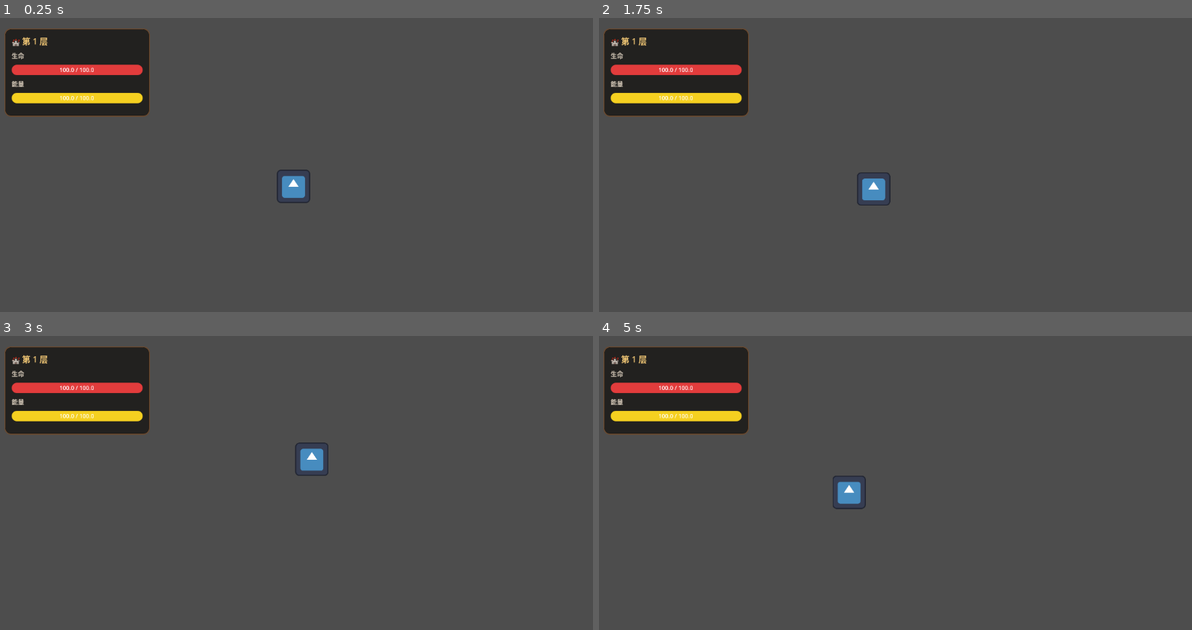
Above: before the commit, frames 1-4 (two rows, left to right).
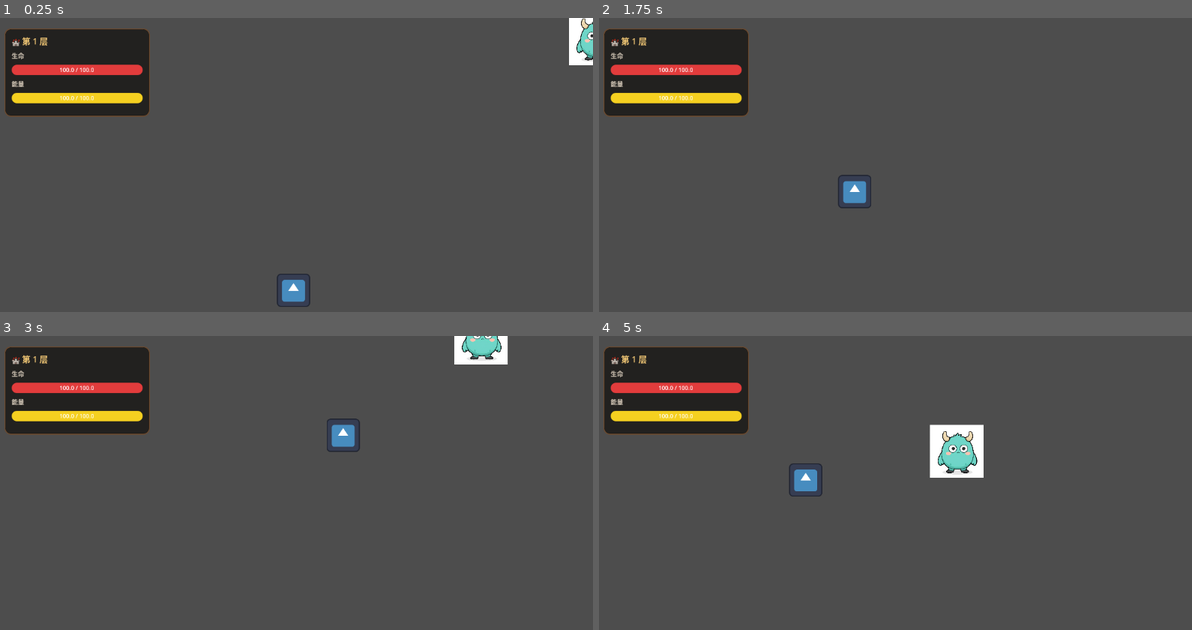
Above: after the commit, the same moments.

Repository: 2932238802/Diana
Game: Godot game, scene res://levels/LosLevel.tscn
The game is run twice, just before and just after one commit, with the same random seed, the same clock (stepped at 60 frames per second) and the same inputs. The engine's default icon, where the game draws it, is replaced by a stand-in: a white triangle on a blue panel in a dark square.
Inputs (mouse positions are in pixels of both pictures, inside the frame that each line leads up to):
- Up to frame 1 (0.25 s): no input
- Up to frame 2 (1.75 s): move the mouse to (1025, 170) at 0.52 s; hold A (L_KEY_AIM) 0.53-1.28 s; tap Space (L_KEY_FOCUS_PLAYER) at 0.8, 1.35 s; tap Enter at 1.25 s; move the mouse to (770, 203) at 1.27 s; right-click (770, 203) at 1.55 s
- Up to frame 3 (3 s): move the mouse to (355, 430) at 2.02 s; press the mouse at (355, 430) at 2.03 s; right-click (355, 430) at 2.1 s; move the mouse to (260, 571) at 2.77 s; release the mouse at (260, 571) at 2.78 s; click (260, 571) at 2.85 s
- Up to frame 4 (5 s): tap A (L_KEY_AIM) at 3.05 s; move the mouse to (1073, 553) at 3.52 s; hold A (L_KEY_AIM) 3.53-4.28 s; tap Space (L_KEY_FOCUS_PLAYER) at 3.8, 4.35 s; move the mouse to (711, 453) at 4.27 s; right-click (711, 453) at 4.55 s

The runs differ from the first frame. In frame 1, 1.4% of the frame differs, in the area x 46-100%, y 0-99%; in frame 2, 0.6%; in frame 3, 1.6%; in frame 4, 2.4%, in the area x 32-65%, y 30-59%.

Commit message:
[add]新增敌人逻辑

Diff:
--- /dev/null
+++ b/Diana/features/enemy/LosEnemy/LosEnemy.gd
@@ -0,0 +1,45 @@
+extends CharacterBody2D
+
+@export var L_MAX_HEALTH: float = 30.0
+# 离玩家这么近就停下
+@export var L_stopDistance: float = 200.0
+
+# 当前血量
+var L_currentHealth: float = 30.0
+
+
+
+# 移动速度
+@export var L_speed: float = 100.0
+@onready var L_player = get_tree().get_first_node_in_group("player")
+
+
+
+# 修改状态
+func alterHealth(amount: float) -> void:
+	L_currentHealth += amount
+	if L_currentHealth <= 0:
+		die()
+
+
+# 去世
+func die() -> void:
+	queue_free()
+
+
+func _physics_process(delta: float) -> void:
+	if L_player == null:
+		return
+
+	var distance = global_position.distance_to(L_player.global_position)
+	if distance > L_stopDistance:
+		var direction = (L_player.global_position - global_position).normalized()
+		velocity = direction * L_speed
+	else:
+		velocity = Vector2.ZERO
+
+	move_and_slide()
+
+
+func _ready() -> void:
+	L_currentHealth = L_MAX_HEALTH
--- /dev/null
+++ b/Diana/features/enemy/LosEnemy/LosEnemy.tscn
@@ -0,0 +1,19 @@
+[gd_scene format=3 uid="uid://cbd42h67rkeke"]
+
+[ext_resource type="Script" uid="uid://b6ts8bv2u4lmt" path="res://features/enemy/LosEnemy/LosEnemy.gd" id="1_script"]
+[ext_resource type="Texture2D" uid="uid://cpb1uyc7t7ws4" path="res://assets/sprites/xg_1.png" id="2_tex"]
+
+[sub_resource type="CircleShape2D" id="Shape_Enemy"]
+radius = 45.0
+
+[node name="LosEnemy" type="CharacterBody2D" unique_id=1822854254 groups=["enemy"]]
+collision_layer = 4
+collision_mask = 2
+script = ExtResource("1_script")
+
+[node name="Sprite2D" type="Sprite2D" parent="." unique_id=54337989]
+scale = Vector2(0.1, 0.1)
+texture = ExtResource("2_tex")
+
+[node name="CollisionShape2D" type="CollisionShape2D" parent="." unique_id=1506125669]
+shape = SubResource("Shape_Enemy")
--- /dev/null
+++ b/Diana/features/player/LosBullet/LosBullet.gd
@@ -0,0 +1,35 @@
+extends Area2D
+
+# 子弹 （common）
+# Area2D 能感知子弹穿过自己
+
+@export var L_speed: float = 500.0
+@export var L_MAX_DISTANCE: float = 800.0
+
+var L_direction :Vector2 = Vector2.ZERO
+var L_traveled : float = 0.0
+var L_damage: float = 5.0
+
+
+
+func _onBodyEntered(body) -> void:
+
+	if body.is_in_group("enemy"):
+		body.alterHealth(-1.0 * L_damage)
+
+	queue_free()
+
+
+
+func _ready() -> void:
+	body_entered.connect(_onBodyEntered)
+
+
+
+func _physics_process(delta: float) -> void:
+#	飞行 + 累加举例
+	var move = delta * L_direction * L_speed
+	position += move
+	L_traveled += move.length()
+	if L_traveled > L_MAX_DISTANCE:
+		queue_free()
--- /dev/null
+++ b/Diana/features/player/LosBullet/LosBullet.tscn
@@ -0,0 +1,18 @@
+[gd_scene format=3 uid="uid://ddyx2d4hcrab5"]
+
+[ext_resource type="Script" uid="uid://j14roy2k4b0c" path="res://features/player/LosBullet/LosBullet.gd" id="1_6x1ln"]
+
+[sub_resource type="CircleShape2D" id="Shape_Bullet"]
+radius = 8.0
+
+[node name="Bullet" type="Area2D" unique_id=1066354031]
+collision_layer = 8
+collision_mask = 6
+script = ExtResource("1_6x1ln")
+
+[node name="Polygon2D" type="Polygon2D" parent="." unique_id=1109595314]
+color = Color(0.961, 0.816, 0.125, 1)
+polygon = PackedVector2Array(8, 0, 5.66, 5.66, 0, 8, -5.66, 5.66, -8, 0, -5.66, -5.66, 0, -8, 5.66, -5.66)
+
+[node name="CollisionShape2D" type="CollisionShape2D" parent="." unique_id=790400012]
+shape = SubResource("Shape_Bullet")
--- a/Diana/features/player/LosPlayer.gd
+++ /dev/null
@@ -1,18 +0,0 @@
-extends CharacterBody2D
-
-@export var L_speed: float = 200.0
-
-var target_position: Vector2
-func _ready() -> void:
-	target_position = global_position
-
-func _physics_process(delta: float) -> void:
-	if Input.is_action_just_pressed("L_KEY_RIGHTCLICKED"):
-		target_position = get_global_mouse_position()
-
-	if global_position.distance_to(target_position) > 5:
-		var direction = (target_position - global_position).normalized()
-		velocity = direction * L_speed
-	else:
-		velocity = Vector2.ZERO
-	move_and_slide()
--- a/Diana/features/player/LosPlayer.tscn
+++ /dev/null
@@ -1,17 +0,0 @@
-[gd_scene format=3 uid="uid://0o75n43ttagw"]
-
-[ext_resource type="Script" uid="uid://1lon77dx1ef1" path="res://features/player/LosPlayer.gd" id="1_hjaqi"]
-[ext_resource type="Texture2D" uid="uid://cbsmvb2a3h6ye" path="res://icon.svg" id="1_xo3ru"]
-
-[sub_resource type="CircleShape2D" id="CircleShape2D_4qnqm"]
-radius = 30.0
-
-[node name="Player" type="CharacterBody2D" unique_id=1471018953]
-script = ExtResource("1_hjaqi")
-
-[node name="Sprite2D" type="Sprite2D" parent="." unique_id=1766890903]
-scale = Vector2(0.5, 0.5)
-texture = ExtResource("1_xo3ru")
-
-[node name="CollisionShape2D" type="CollisionShape2D" parent="." unique_id=984592833]
-shape = SubResource("CircleShape2D_4qnqm")
--- /dev/null
+++ b/Diana/features/player/LosPlayer/LosPlayer.gd
@@ -0,0 +1,50 @@
+extends CharacterBody2D
+
+@export var L_speed: float = 400.0
+@export var L_bulletScene: PackedScene
+@export var L_fireRate: float = 0.15
+
+var L_fireTimer: float = 0.0
+
+# $AimLine = get_node("AimLine")
+@onready var aim_line = $AimLine
+
+var target_position: Vector2
+
+# 射击 函数
+func shoot() -> void:
+	var bullet = L_bulletScene.instantiate()
+	bullet.global_position = global_position
+	bullet.L_direction = (get_global_mouse_position() - global_position).normalized()
+	get_parent().add_child(bullet)
+
+
+
+func _ready() -> void:
+	target_position = global_position
+
+func _physics_process(delta: float) -> void:
+	# 右键移动
+	if Input.is_action_just_pressed("L_KEY_RIGHTCLICKED"):
+		target_position = get_global_mouse_position()
+
+	# 瞄准 + 射击
+	if Input.is_action_pressed("L_KEY_AIM"):
+		aim_line.visible = true
+		aim_line.points = [Vector2.ZERO, get_local_mouse_position()]
+#		如果按了 左键
+		if Input.is_action_pressed("L_KEY_SHOOT"):
+			L_fireTimer += delta
+			if L_fireTimer >= L_fireRate:
+				shoot()
+				L_fireTimer = 0.0
+		else:
+			L_fireTimer = L_fireRate
+	else:
+		aim_line.visible = false
+
+	if global_position.distance_to(target_position) > 5:
+		velocity = (target_position - global_position).normalized() * L_speed
+	else:
+		velocity = Vector2.ZERO
+	move_and_slide()
--- /dev/null
+++ b/Diana/features/player/LosPlayer/LosPlayer.tscn
@@ -0,0 +1,26 @@
+[gd_scene format=3 uid="uid://0o75n43ttagw"]
+
+[ext_resource type="Script" uid="uid://1lon77dx1ef1" path="res://features/player/LosPlayer/LosPlayer.gd" id="1_hjaqi"]
+[ext_resource type="Texture2D" uid="uid://cbsmvb2a3h6ye" path="res://icon.svg" id="1_xo3ru"]
+[ext_resource type="PackedScene" uid="uid://ddyx2d4hcrab5" path="res://features/player/LosBullet/LosBullet.tscn" id="2_h0o2h"]
+
+[sub_resource type="CircleShape2D" id="CircleShape2D_4qnqm"]
+radius = 30.0
+
+[node name="Player" type="CharacterBody2D" unique_id=1471018953 groups=["player"]]
+collision_mask = 2
+script = ExtResource("1_hjaqi")
+L_bulletScene = ExtResource("2_h0o2h")
+
+[node name="Sprite2D" type="Sprite2D" parent="." unique_id=1766890903]
+scale = Vector2(0.5, 0.5)
+texture = ExtResource("1_xo3ru")
+
+[node name="CollisionShape2D" type="CollisionShape2D" parent="." unique_id=984592833]
+shape = SubResource("CircleShape2D_4qnqm")
+
+[node name="AimLine" type="Line2D" parent="." unique_id=555000001]
+visible = false
+points = PackedVector2Array(0, 0, 100, 0)
+width = 1.0
+default_color = Color(1, 1, 1, 0.4)
--- a/Diana/features/player/bullet.tscn
+++ /dev/null
@@ -1,13 +0,0 @@
-[gd_scene format=3 uid="uid://ddyx2d4hcrab5"]
-
-[sub_resource type="CircleShape2D" id="Shape_Bullet"]
-radius = 8.0
-
-[node name="Bullet" type="Area2D"]
-
-[node name="Polygon2D" type="Polygon2D" parent="."]
-color = Color(0.961, 0.816, 0.125, 1)
-polygon = PackedVector2Array(8, 0, 5.66, 5.66, 0, 8, -5.66, 5.66, -8, 0, -5.66, -5.66, 0, -8, 5.66, -5.66)
-
-[node name="CollisionShape2D" type="CollisionShape2D" parent="."]
-shape = SubResource("Shape_Bullet")
--- a/Diana/levels/LosLevel.tscn
+++ b/Diana/levels/LosLevel.tscn
@@ -1,7 +1,8 @@
 [gd_scene format=3 uid="uid://qy7bu7nx8a8k"]
 
-[ext_resource type="PackedScene" uid="uid://wmdghlh3c27u" path="res://ui/hud/LosHud.tscn" id="1_gykle"]
-[ext_resource type="PackedScene" uid="uid://0o75n43ttagw" path="res://features/player/LosPlayer.tscn" id="2_6ffw3"]
+[ext_resource type="PackedScene" uid="uid://cbd42h67rkeke" path="res://features/enemy/LosEnemy/LosEnemy.tscn" id="1_6ffw3"]
+[ext_resource type="PackedScene" uid="uid://wmdghlh3c27u" path="res://ui/LosHud/LosHud.tscn" id="1_gykle"]
+[ext_resource type="PackedScene" uid="uid://0o75n43ttagw" path="res://features/player/LosPlayer/LosPlayer.tscn" id="2_6ffw3"]
 [ext_resource type="Script" uid="uid://5n8gf5ww108a" path="res://systems/LosCamera.gd" id="3_m4jom"]
 
 [sub_resource type="RectangleShape2D" id="Shape_TopBottom"]
@@ -12,9 +13,13 @@
 
 [node name="Level" type="Node2D" unique_id=1772159285]
 
+[node name="LosEnemy" parent="." unique_id=1822854254 instance=ExtResource("1_6ffw3")]
+position = Vector2(600, -300)
+
 [node name="State" parent="." unique_id=1784031789 instance=ExtResource("1_gykle")]
 
-[node name="Player" parent="." unique_id=1471018953 instance=ExtResource("2_6ffw3")]
+[node name="LosPlayer" parent="." unique_id=1471018953 instance=ExtResource("2_6ffw3")]
+position = Vector2(0, 200)
 
 [node name="Camera2D" type="Camera2D" parent="." unique_id=200000001]
 script = ExtResource("3_m4jom")
@@ -23,6 +28,8 @@
 
 [node name="WallTop" type="StaticBody2D" parent="Walls" unique_id=100000002]
 position = Vector2(0, -920)
+collision_layer = 2
+collision_mask = 0
 
 [node name="CollisionShape2D" type="CollisionShape2D" parent="Walls/WallTop" unique_id=100000003]
 shape = SubResource("Shape_TopBottom")
@@ -33,6 +40,8 @@
 
 [node name="WallBottom" type="StaticBody2D" parent="Walls" unique_id=100000005]
 position = Vector2(0, 920)
+collision_layer = 2
+collision_mask = 0
 
 [node name="CollisionShape2D" type="CollisionShape2D" parent="Walls/WallBottom" unique_id=100000006]
 shape = SubResource("Shape_TopBottom")
@@ -43,6 +52,8 @@
 
 [node name="WallLeft" type="StaticBody2D" parent="Walls" unique_id=100000008]
 position = Vector2(-1220, 0)
+collision_layer = 2
+collision_mask = 0
 
 [node name="CollisionShape2D" type="CollisionShape2D" parent="Walls/WallLeft" unique_id=100000009]
 shape = SubResource("Shape_LeftRight")
@@ -53,6 +64,8 @@
 
 [node name="WallRight" type="StaticBody2D" parent="Walls" unique_id=100000011]
 position = Vector2(1220, 0)
+collision_layer = 2
+collision_mask = 0
 
 [node name="CollisionShape2D" type="CollisionShape2D" parent="Walls/WallRight" unique_id=100000012]
 shape = SubResource("Shape_LeftRight")
--- a/Diana/project.godot
+++ b/Diana/project.godot
@@ -12,13 +12,18 @@
 
 config/name="Diana"
 run/main_scene="uid://qy7bu7nx8a8k"
-config/features=PackedStringArray("4.6", "Forward Plus")
+config/features=PackedStringArray("4.7", "Forward Plus")
 config/icon="res://icon.svg"
 
 [autoload]
 
 LosPlayerState="*uid://c5o510w8woct3"
 LosRouter="*uid://bbyhlcnre4mut"
+
+[global_group]
+
+enemy=""
+player=""
 
 [input]
 
@@ -58,6 +63,17 @@
 ]
 }
 
+[layer_names]
+
+2d_render/layer_1="Player"
+2d_render/layer_2="Wall"
+2d_render/layer_3="enemy"
+2d_render/layer_4="bullet"
+2d_physics/layer_1="Player"
+2d_physics/layer_2="Wall"
+2d_physics/layer_3="enemy"
+2d_physics/layer_4="bullet"
+
 [physics]
 
 3d/physics_engine="Jolt Physics"
--- a/Diana/systems/LosCamera.gd
+++ b/Diana/systems/LosCamera.gd
@@ -1,10 +1,10 @@
 extends Camera2D
 
-@export var edge_margin: float = 50.0
-@export var cam_speed: float = 800.0
+@export var L_edgeMargin: float = 50.0
+@export var L_camSpeed: float = 800.0
 
 # 只要变量初始化 需要访问其他节点 就用 onready
-@onready var player = get_node("../Player")
+@onready var L_player = get_tree().get_first_node_in_group("player")
 
 func _ready() -> void:
 	pass
@@ -13,22 +13,22 @@
 func _process(delta: float) -> void:
 	# 空格归位（已完成）
 	if Input.is_action_just_pressed("L_KEY_FOCUS_PLAYER"):
-		global_position = player.global_position
+		global_position = L_player.global_position
 
 	var pos = get_viewport().get_mouse_position()
 	var size = get_viewport().get_visible_rect().size
 	var dir = Vector2.ZERO
 	# 左边
-	if pos.x < edge_margin:
+	if pos.x < L_edgeMargin:
 		dir.x = -1
 	# 右边
-	if pos.x > size.x - edge_margin:
+	if pos.x > size.x - L_edgeMargin:
 		dir.x = 1
 	# 上面
-	if pos.y < edge_margin:
+	if pos.y < L_edgeMargin:
 		dir.y = -1
 	# 下面
-	if pos.y > size.y - edge_margin:
+	if pos.y > size.y - L_edgeMargin:
 		dir.y = 1
 
-	global_position += dir * cam_speed * delta
+	global_position += dir * L_camSpeed * delta
--- a/Diana/ui/hud/LosHud.tscn
+++ b/Diana/ui/LosHud/LosHud.tscn
@@ -1,6 +1,6 @@
 [gd_scene format=3 uid="uid://wmdghlh3c27u"]
 
-[ext_resource type="Script" uid="uid://keyyjttjn25s" path="res://ui/hud/LosHud.gd" id="1_0awor"]
+[ext_resource type="Script" uid="uid://keyyjttjn25s" path="res://ui/LosHud/LosHud.gd" id="1_0awor"]
 
 [sub_resource type="StyleBoxFlat" id="Style_Panel"]
 bg_color = Color(0.078, 0.071, 0.063, 0.75)
Binary file added: Diana/assets/sprites/xg_1.png
Not shown, added: Diana/assets/sprites/xg_1.png.import
Not shown, added: Diana/features/enemy/LosEnemy/LosEnemy.gd.uid
Not shown, added: Diana/features/player/LosBullet/LosBullet.gd.uid
Renamed: Diana/features/player/LosPlayer.gd.uid -> Diana/features/player/LosPlayer/LosPlayer.gd.uid
Renamed: Diana/ui/hud/LosHud.gd -> Diana/ui/LosHud/LosHud.gd
Renamed: Diana/ui/hud/LosHud.gd.uid -> Diana/ui/LosHud/LosHud.gd.uid
Not shown, changed: Diana/AGENTS.md
